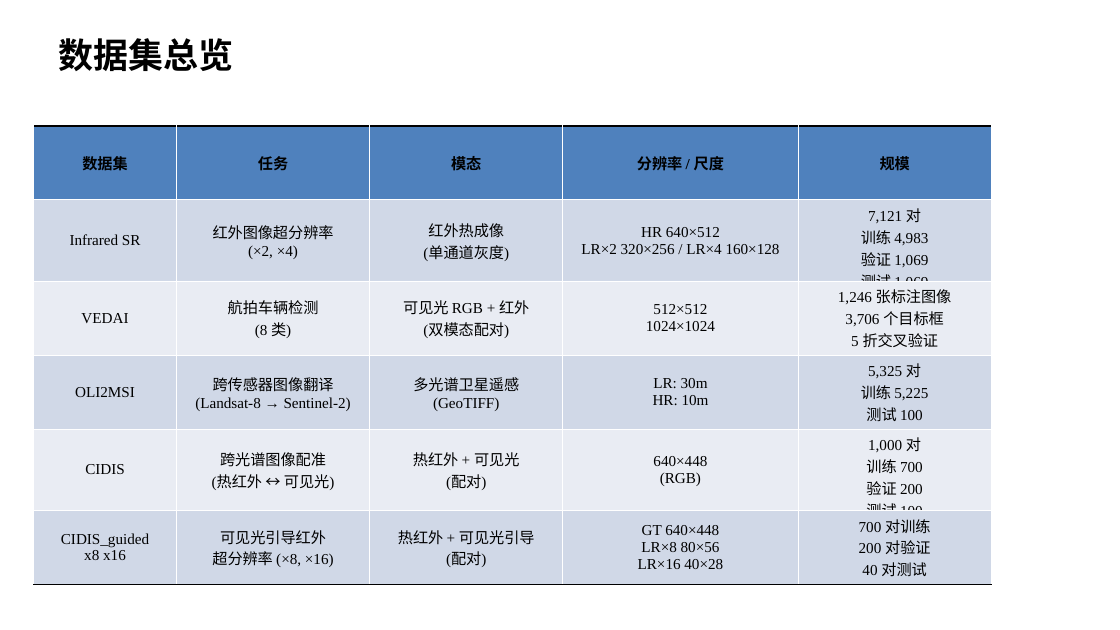
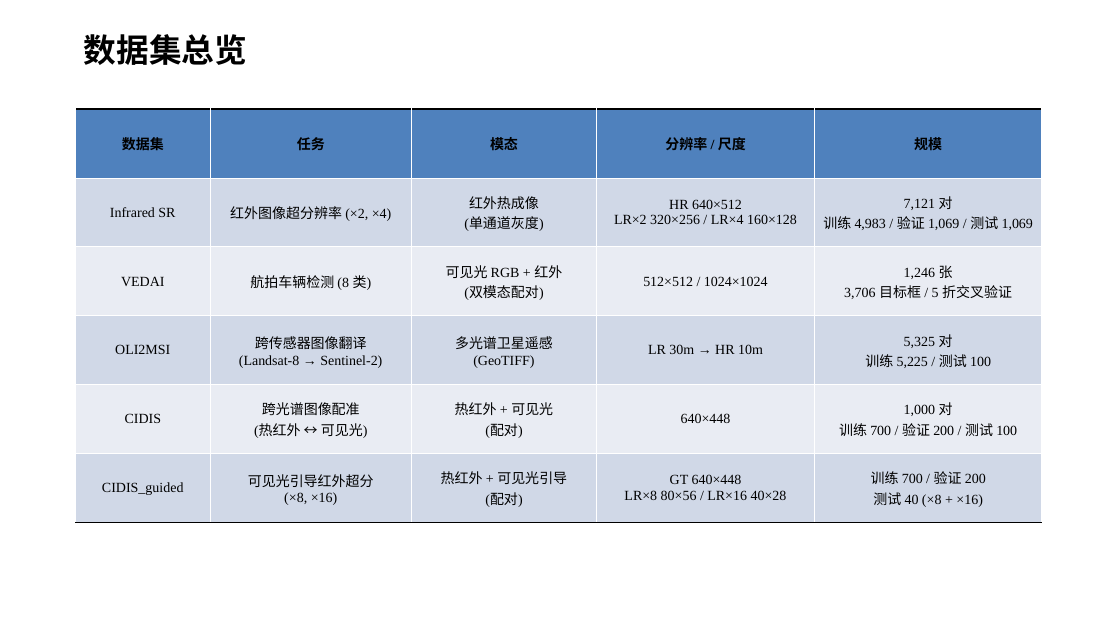
Before and after one commit to ZaxWave/InfraredSR, a slide deck: slide 2 of ppts/InfraredSR_Datasets_Overview.pptx. Drawn at 1120x630 pixels with LibreOffice and Linux fonts; fonts in the diff are those of the drawing. Boxes give left, top, right and bottom in pixels: in the first picture for what was removed or moved away, otherwise in the second. Text is boxed around its words. In the diff, an @@ line names an element or a change of style, - is before the commit and + after.

```diff
--- a/ppts/InfraredSR_Datasets_Overview.pptx
+++ b/ppts/InfraredSR_Datasets_Overview.pptx
@@ text "数据集总览": place and size @@
-text "数据集总览" at (59,38,234,71)
+text "数据集总览" at (84,34,247,65)
@@ text "数据集总览" at (84,34,247,65): size 30 to 28 pt @@
@@ table at (76,109,1042,523) @@
-row 2, column 2: 红外图像超分辨率 / (×2, ×4)
+row 2, column 2: 红外图像超分辨率 (×2, ×4)
-row 3, column 2: 航拍车辆检测 / (8 类)
+row 3, column 2: 航拍车辆检测 (8 类)
-row 3, column 5: 1,246 张标注图像 / 3,706 个目标框 / 5 折交叉验证
+row 3, column 5: 1,246 张 / 3,706 目标框 / 5 折交叉验证
-row 4, column 4: LR: 30m / HR: 10m
+row 4, column 4: LR 30m → HR 10m
-row 5, column 4: 640×448 / (RGB)
+row 5, column 4: 640×448
-row 6: CIDIS_guided / x8 x16 | 可见光引导红外 / 超分辨率 (×8, ×16) | 热红外 + 可见光引导 / (配对) | GT 640×448 / LR×8 80×56 / LR×16 40×28 | 700 对训练 / 200 对验证 / 40 对测试
+row 6: CIDIS_guided | 可见光引导红外超分 / (×8, ×16) | 热红外 + 可见光引导 / (配对) | GT 640×448 / LR×8 80×56 / LR×16 40×28 | 训练 700 / 验证 200 / 测试 40 (×8 + ×16)
@@ size 13 to 12 pt in "数据集", "任务", "模态", "分辨率 / 尺度" and 30 more places @@
@@ table: place and size @@
-table at (34,126,991,581)
+table at (76,109,1042,523)
```
Also in this commit, not shown: 7 other slides changed, 2 other files.
